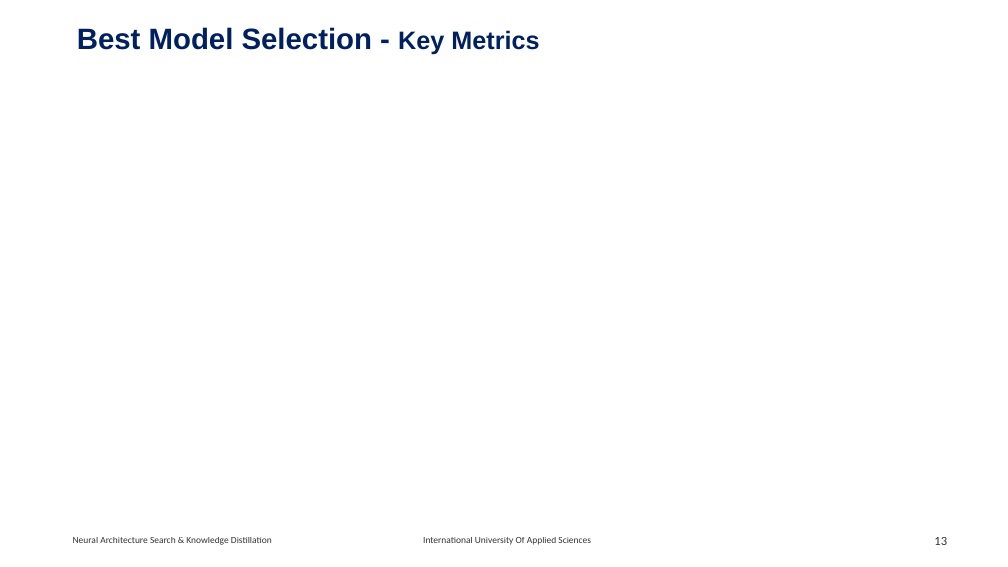
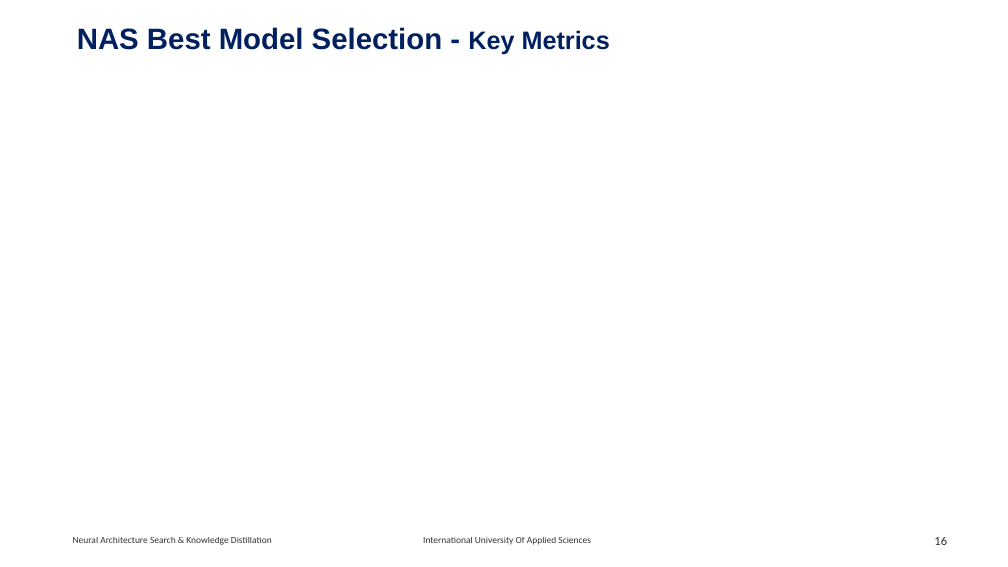
Before and after one commit to RajeshRamadas/yolov8-model-optimization, a slide deck: slide 16 of 01-Project-management/presentation/KnowledgeDistillation.pptx (slide 13 before the commit). Drawn at 1008x567 pixels with LibreOffice and Linux fonts; fonts in the diff are those of the drawing. Boxes give left, top, right and bottom in pixels: in the first picture for what was removed or moved away, otherwise in the second. Text is boxed around its words. In the diff, an @@ line names an element or a change of style, - is before the commit and + after.

```diff
--- a/01-Project-management/presentation/KnowledgeDistillation.pptx
+++ b/01-Project-management/presentation/KnowledgeDistillation.pptx
@@ text at box(77, 27, 610, 54): text changed @@
-Best Model Selection - Key Metrics
+NAS Best Model Selection - Key Metrics
@@ page number at box(934, 537, 947, 545): text changed @@
-13
+16
```
Also in this commit, not shown: 2 other slides changed, 3 slides added.
